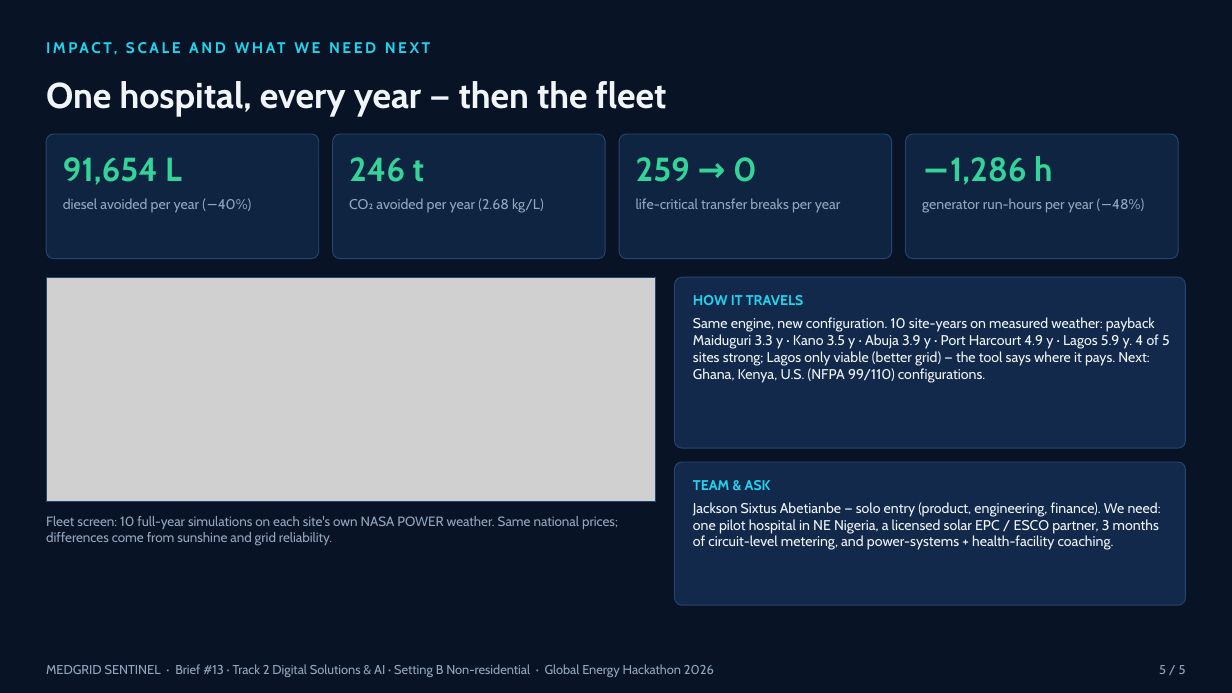
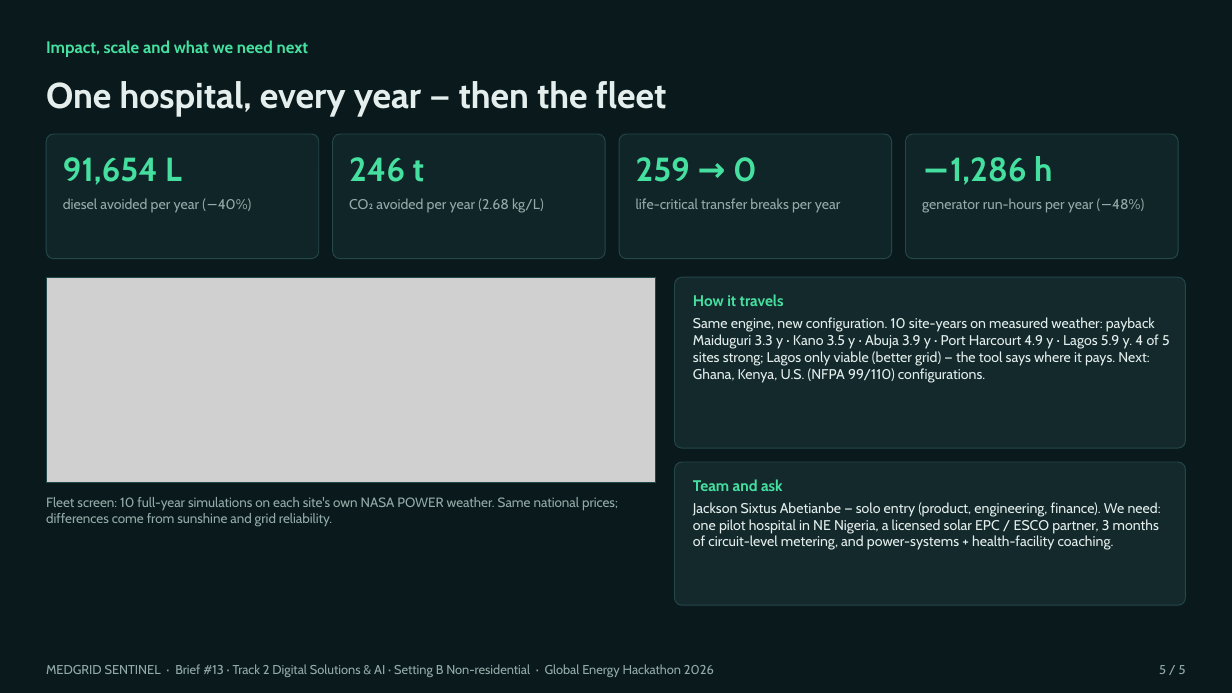
Before and after one commit to Jae3y/medgrid-sentinel, a slide deck: slide 5 of submission/MedGrid_Sentinel_Pitch_Deck.pptx. Drawn at 1232x693 pixels with LibreOffice and Linux fonts; fonts in the diff are those of the drawing; grey boxes stand for pictures. Boxes give left, top, right and bottom in pixels: in the first picture for what was removed or moved away, otherwise in the second. Text is boxed around its words. In the diff, an @@ line names an element or a change of style, - is before the commit and + after.

```diff
--- a/submission/MedGrid_Sentinel_Pitch_Deck.pptx
+++ b/submission/MedGrid_Sentinel_Pitch_Deck.pptx
@@ background #081426 to #0A1A1C @@
@@ text at (46,40,309,57): text changed; size 12 to 13 pt; text colour #22D3EE to #45E0A0 @@
-IMPACT, SCALE AND WHAT WE NEED NEXT
+Impact, scale and what we need next
@@ fill #0F2440 to #102528; outline #24466E 0.75 pt to #24474A 0.75 pt in 4 elements at (46,134,319,259), (333,134,605,259), (619,134,892,259), (906,134,1178,259) @@
@@ text colour #34D399 to #45E0A0 in 4 elements at (63,157,182,185), (349,157,424,182), (636,157,757,182), (950,156,1052,185) @@
@@ picture: place and size @@
-picture at (46,277,656,502)
+picture at (46,277,656,482)
@@ rectangle: place and size @@
-rectangle at (46,277,656,502)
+rectangle at (46,277,656,482)
@@ rectangle at (46,277,656,482): outline #24466E 0.75 pt to #24474A 0.75 pt @@
@@ rounded rectangle at (675,277,1186,448): fill #12294B to #13292C; outline #24466E 0.75 pt to #24474A 0.75 pt @@
@@ text at (693,294,784,306): text changed; size 11 to 12 pt; text colour #22D3EE to #45E0A0 @@
-HOW IT TRAVELS
+How it travels
@@ text "Same engine, new configuration. 10 ..." at (693,317,1170,382): text colour #F1F5F9 to #E4EEEC @@
@@ rounded rectangle at (675,462,1186,605): fill #12294B to #13292C; outline #24466E 0.75 pt to #24474A 0.75 pt @@
@@ text at (693,479,783,491): text changed; size 11 to 12 pt; text colour #22D3EE to #45E0A0 @@
-TEAM & ASK
+Team and ask
@@ text colour #93A6BF to #93ABA8 in 7 elements at (46,664,714,677), (1159,665,1186,674), (63,198,252,212), (349,198,544,212), (636,198,841,212), (922,198,1144,212), (46,497,618,527) @@
@@ text "Fleet screen: 10 full-year simulations ...": place and size @@
-text "Fleet screen: 10 full-year simulations ..." at (46,516,618,545)
+text "Fleet screen: 10 full-year simulations ..." at (46,497,618,527)
@@ text "Jackson Sixtus Abetianbe — solo ..." at (693,502,1161,550): text colour #F1F5F9 to #E4EEEC @@
```
Also in this commit, not shown: 4 other slides changed, 13 other files.
